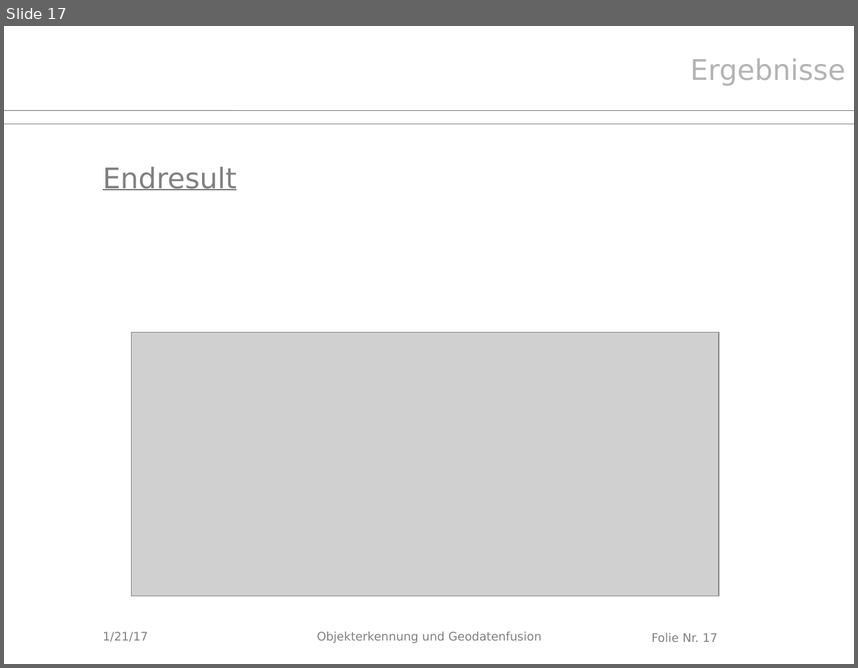
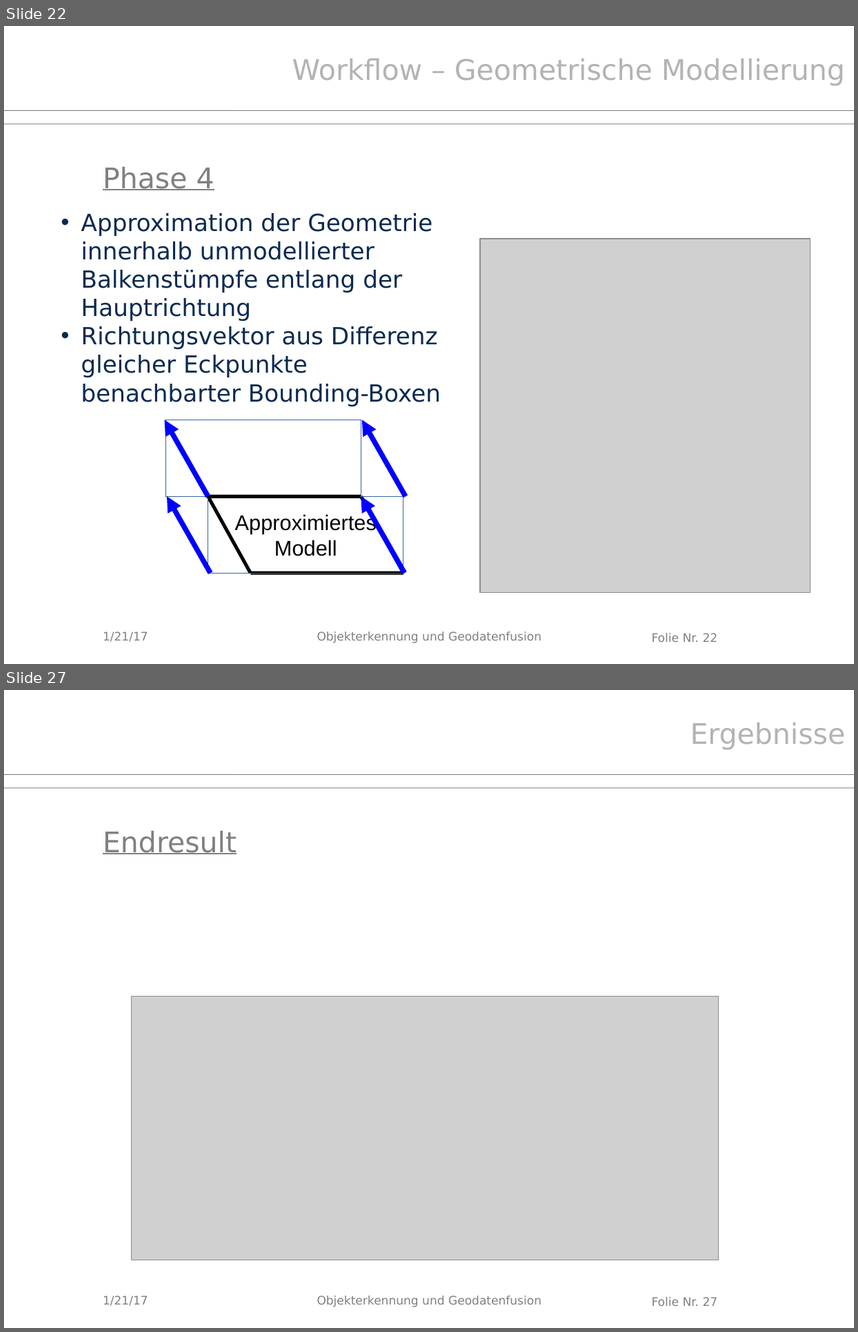
Before and after one commit to Kalmar131/PCL_Dachstuhl2016, a slide deck: Abschlusspräsentation.pptx. Shown one above the other, each under a label of ours: slide 17 before the commit, slides 22 and 27 after it; the slides between them are not shown. The pictures are 858x668 and 858x1332 pixels, drawn with LibreOffice and Linux fonts; fonts in the diff are those of the drawing; grey boxes stand for pictures; background and template pictures are left out. Boxes give left, top, right and bottom in pixels: in the first picture for what was removed or moved away, otherwise in the second. Text is boxed around its words. In the diff, an @@ line names an element or a change of style, - is before the commit and + after.

```diff
--- a/Abschlusspräsentation.pptx
+++ b/Abschlusspräsentation.pptx
@@ slide 22 added at [4, 26, 854, 664], background #FFFFFF; not listed: 4 template elements that a slide beside it also shows @@
@@ text added at [292, 58, 845, 86], 24 pt, text #B3B3B3 @@
+Workflow – Geometrische Modellierung
@@ text added at [103, 167, 214, 190], 24 pt, text #808080, underline @@
+Phase 4
@@ text added at [81, 213, 441, 406], 20 pt, text #0B2A51 @@
+• Approximation der Geometrie innerhalb unmodellierter Balkenstümpfe entlang der Hauptrichtung
+• Richtungsvektor aus Differenz gleicher Eckpunkte benachbarter Bounding-Boxen
@@ picture added at [480, 239, 810, 592] @@
@@ arrow added from (208, 496) to (165, 419), #0000FF 4.31 pt @@
@@ rectangle added at [165, 419, 361, 496], outline #3465A4 0.75 pt @@
@@ arrow added from (406, 496) to (362, 419), #0000FF 4.31 pt @@
@@ arrow added from (210, 572) to (168, 496), #0000FF 4.31 pt @@
@@ line added from (207, 496) to (360, 496), #000000 2.89 pt @@
@@ line added from (208, 496) to (361, 496), #000000 2.89 pt @@
@@ line added from (208, 496) to (250, 572), #000000 2.89 pt @@
@@ rectangle added at [208, 496, 404, 572], outline #3465A4 0.75 pt, 18 pt, text #000000 @@
+Approximiertes
+Modell
@@ line added from (361, 496) to (404, 572), #000000 2.89 pt @@
@@ arrow added from (404, 572) to (361, 496), #0000FF 4.31 pt @@
@@ line added from (250, 572) to (404, 572), #000000 2.89 pt @@
@@ text added at [103, 631, 148, 641], 10 pt, text #808080 @@
+1/21/17
@@ what was slide 17 is now slide 27 @@
@@ page number at [652, 1297, 718, 1305]: text changed @@
-Folie Nr. 17
+Folie Nr. 27
```
Also in this commit, not shown: 15 slides changed, 10 other slides added, 1 slide removed.
